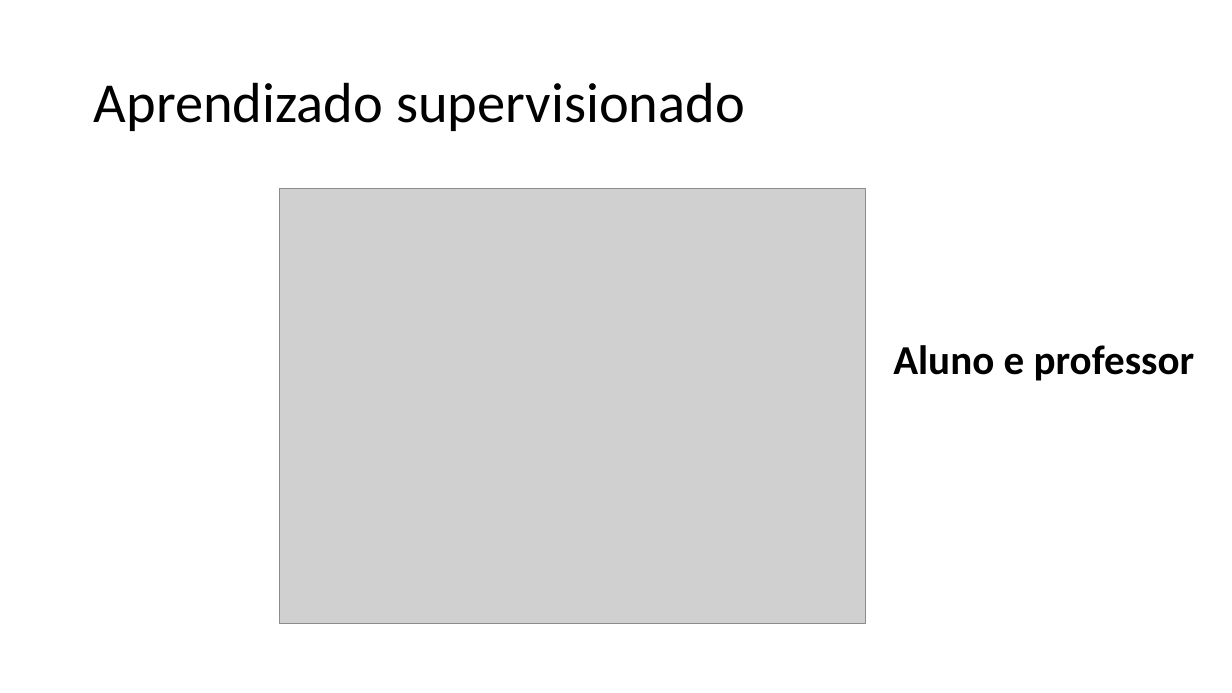
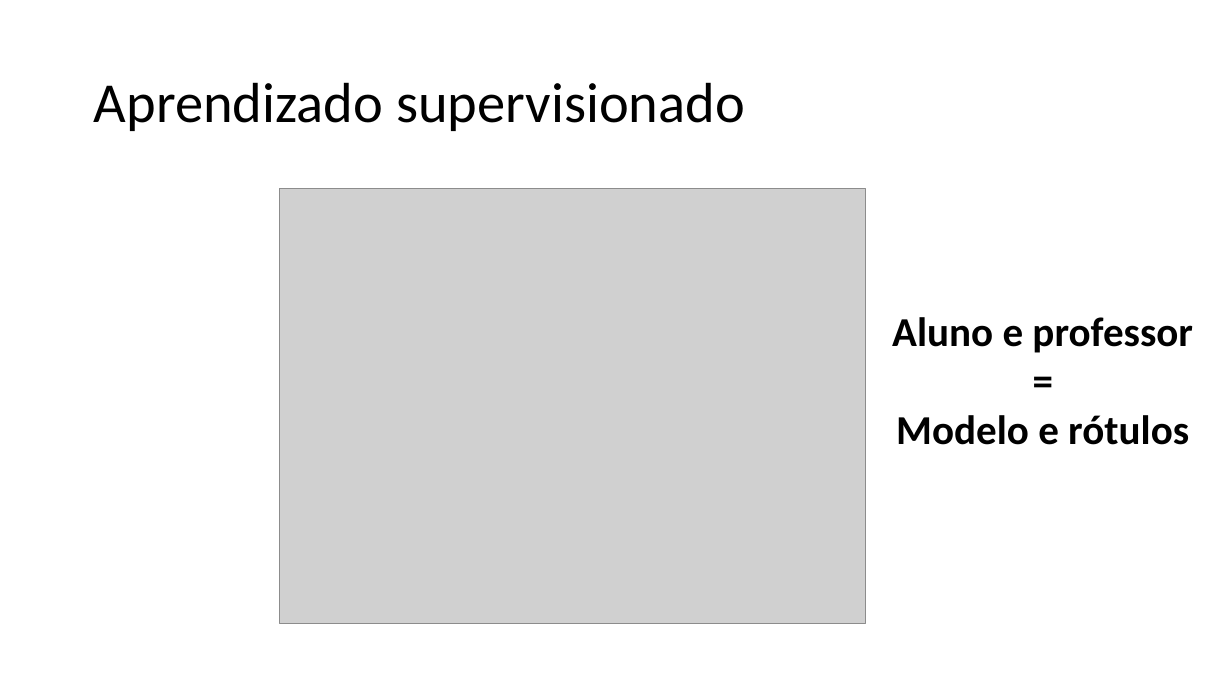
Before and after one commit to zz4fap/c24_inteligencia_artificial, a slide deck: slide 14 of slides/C24_Paradigmas.pptx (slide 8 before the commit). Drawn at 1232x693 pixels with LibreOffice and Linux fonts; fonts in the diff are those of the drawing; grey boxes stand for pictures. Boxes give left, top, right and bottom in pixels: in the first picture for what was removed or moved away, otherwise in the second. Text is boxed around its words. In the diff, an @@ line names an element or a change of style, - is before the commit and + after.

```diff
--- a/slides/C24_Paradigmas.pptx
+++ b/slides/C24_Paradigmas.pptx
@@ text "Aluno e professor": place and size @@
-text "Aluno e professor" at (893,345,1195,381)
+text "Aluno e professor" at (892,317,1193,445)
@@ text at (896,415,1189,445): paragraphs added @@
+=
+Modelo e rótulos
```
Also in this commit, not shown: 15 other slides changed, 10 slides added, 1 slide removed, 1 other file.
